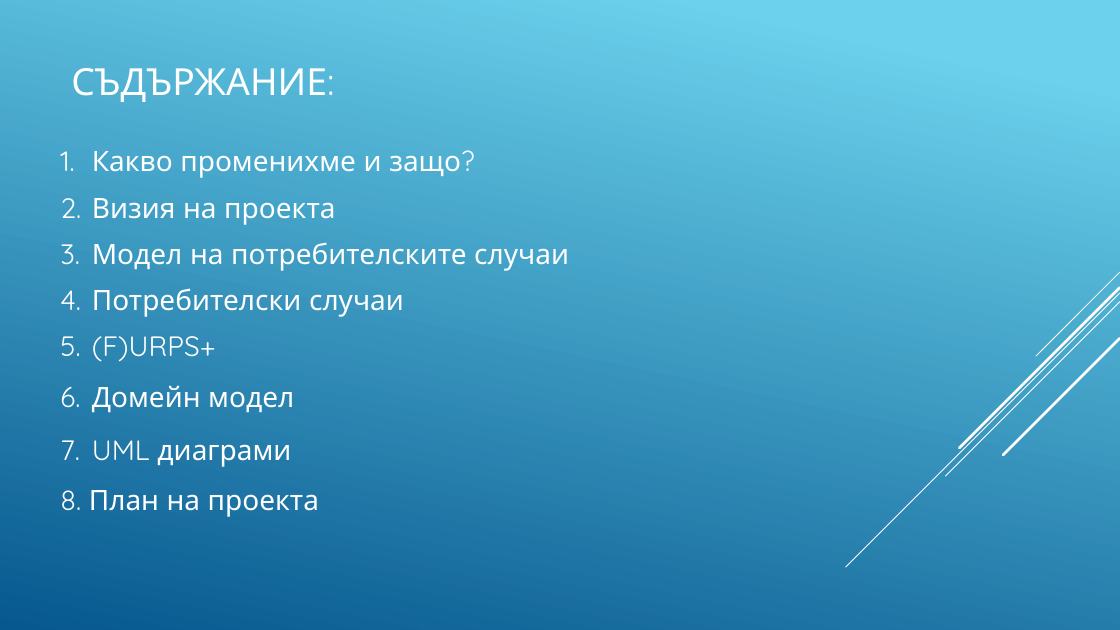
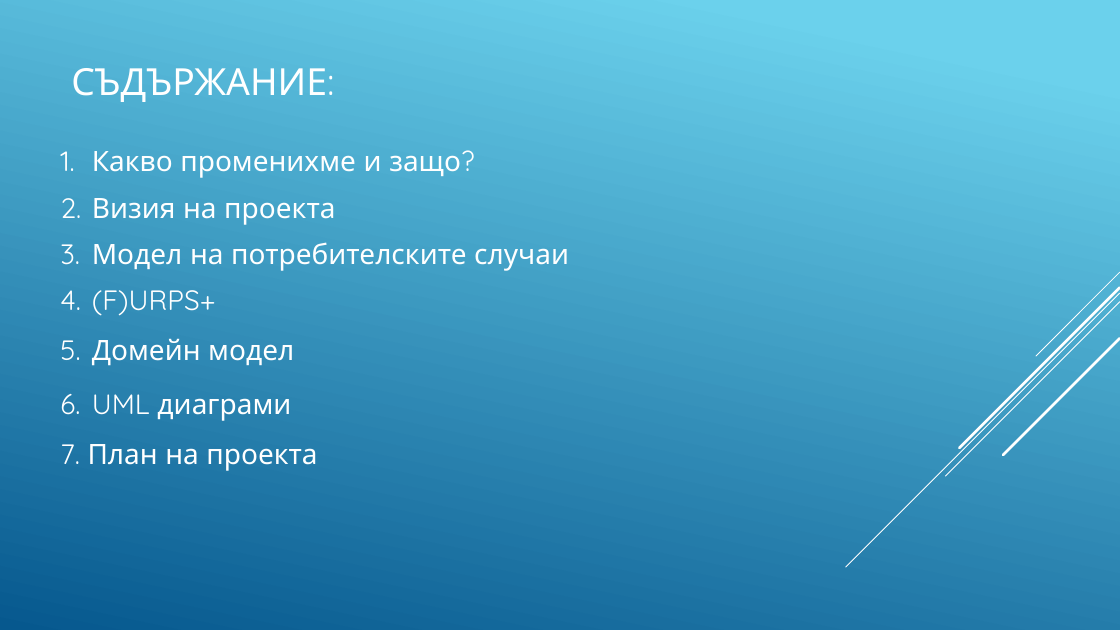
Before and after one commit to AlexanderTankov/APIS, a slide deck: slide 2 of APIS_2.1.pptx. Drawn at 1120x630 pixels with LibreOffice and Linux fonts; fonts in the diff are those of the drawing. Boxes give left, top, right and bottom in pixels: in the first picture for what was removed or moved away, otherwise in the second. Text is boxed around its words. In the diff, an @@ line names an element or a change of style, - is before the commit and + after.

Commit message:
Edit ppt

```diff
--- a/APIS_2.1.pptx
+++ b/APIS_2.1.pptx
@@ text at (92,288,404,317): paragraph removed @@
-4. Потребителски случаи
@@ text at (60,444,317,471): text changed @@
-8. План на проекта
+7. План на проекта
```
Also in this commit, not shown: 4 slides added, 2 slides removed.
